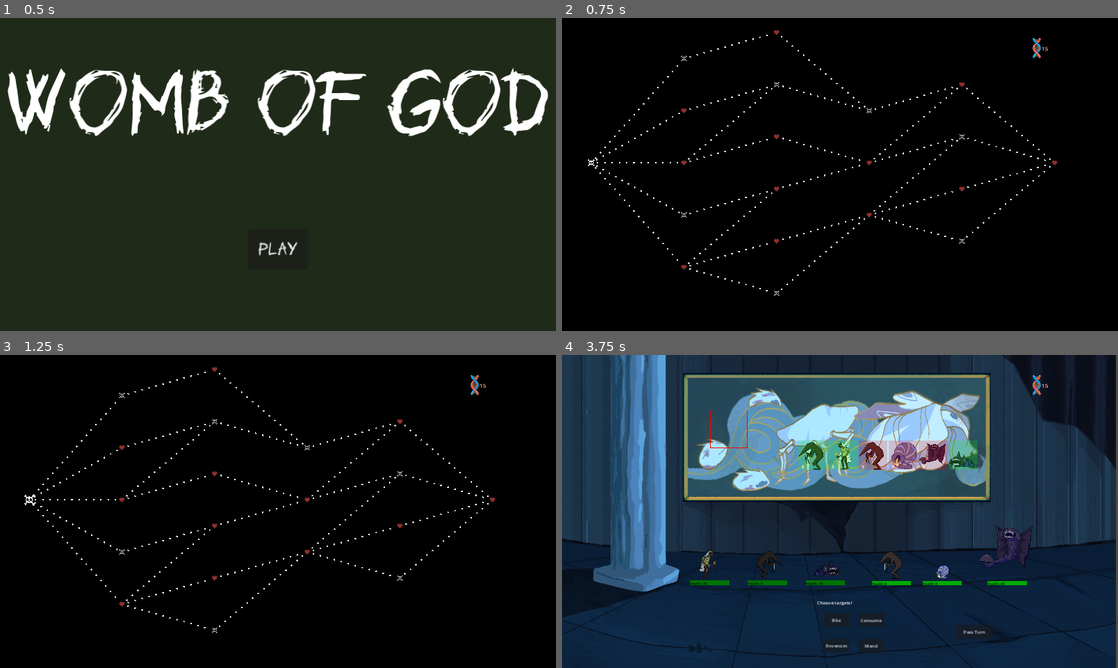
Above: before the commit, frames 1-4 (two rows, left to right).
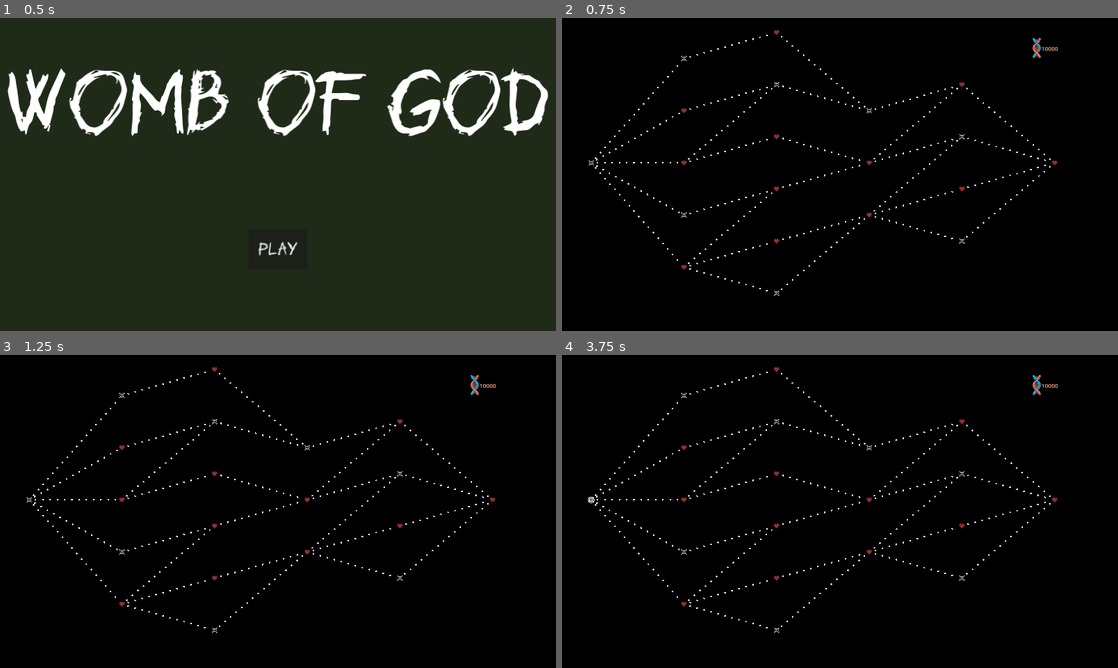
Above: after the commit, the same moments.

Repository: LeoOuyang24/DarkestDungeonPokemonGame
Game: Godot game, scene res://Menus/MainMenu.tscn
The game is run twice, just before and just after one commit, with the same random seed, the same clock (stepped at 60 frames per second) and the same inputs.
Inputs (mouse positions are in pixels of both pictures, inside the frame that each line leads up to):
- Up to frame 1 (0.5 s): no input
- Up to frame 2 (0.75 s): click "Play" at 0.5 s
- Up to frame 3 (1.25 s): no input
- Up to frame 4 (3.75 s): tap Enter at 1.25 s; move the mouse to (589, 498) at 1.27 s; press the mouse at (589, 498) at 1.28 s; release the mouse at (589, 498) at 2 s; click (873, 621) at 2 s, where only the run before the commit has a clickable "Consume"; click (890, 564) at 2.75 s, where only the run before the commit has a clickable "[color=red]-1[/color]"; click (940, 570) at 3.5 s, where only the run before the commit has a clickable "[color=red]-1[/color]"

Frame 1 is identical in both runs. In frame 2, less than 0.1% of the frame differs, in the area x 4-90%, y 9-48%; in frame 3, less than 0.1%; in frame 4, 98%, in the area x 0-100%, y 0-100%.
Error after the commit: Parse Error: Could not resolve external class member "damageMods". (res://Creatures/Creature.gd:29)

Commit message:
addd hurt animation, some end screen improvements, and fixed a bug causing Grow to not properly double attack

Diff:
--- a/Battle/UI/CreatureSlot.gd
+++ b/Battle/UI/CreatureSlot.gd
@@ -20,6 +20,10 @@
 #a reference to the creature we are referring to
 var creature:Creature = null
 
+
+#func _input(event):
+	#if event is InputEventMouseButton:
+		#print(get_global_rect().has_point(event.position))
 
 func _ready():
 	tween = getTween()
@@ -79,6 +83,8 @@
 		creature.statuses.status_added.connect(EffectsUI.addStatusEffect)
 		creature.statuses.status_removed.connect(EffectsUI.removeStatusEffect)
 
+		EffectsUI.position.x = HealthBar.size.x if creature.getIsFriendly() else 0
+
 		set_flip_h( creature.getIsFriendly())
 	else:
 		setSpriteAndSize(null,Vector2(0,0))
--- a/Battle/UI/EndScreen.gd
+++ b/Battle/UI/EndScreen.gd
@@ -1,8 +1,8 @@
 extends Node2D
 
 @onready var Message = $ColorRect/Label
-@onready var Spoils = $ColorRect/RewardsRect
-@onready var DNACounter = Spoils.get_node("DNACounter")
+@onready var Spoils = %Spoils
+@onready var DNACounter = %"DNACounter"
 @onready var EndButton = $ColorRect/Button
 # Called when the node enters the scene tree for the first time.
 func _ready():
@@ -18,8 +18,14 @@
 		Message.set_text("Survived")
 		Message.set("theme_override_colors/font_color",Color.RED)
 		if rewards:
-			DNACounter.set_text(str(rewards.getDNA()))
+			var tween = DNACounter.create_tween()
+			var dna := rewards.getDNA()
+			tween.tween_method(func(value:int):
+				DNACounter.set_text(str(value))
+				, 1, dna, dna*0.01)
+			#DNACounter.set_text(str(rewards.getDNA()))
 
 	else:
 		Message.set_text("Expended")
-		Message.set("theme_override_colors/font_color",Color.BLACK)
+		Message.set("theme_override_colors/font_color",Color.RED)
+	Spoils.visible = won
--- a/Battle/UI/EndScreen.tscn
+++ b/Battle/UI/EndScreen.tscn
@@ -2,25 +2,7 @@
 
 [ext_resource type="Script" path="res://Battle/UI/EndScreen.gd" id="1_sutgw"]
 [ext_resource type="Texture2D" uid="uid://q5ilukk8h66k" path="res://sprites/icons/dna_icon.png" id="2_at5s7"]
-
-[sub_resource type="FontFile" id="FontFile_2geh4"]
-subpixel_positioning = 0
-msdf_pixel_range = 14
-msdf_size = 128
-cache/0/16/0/ascent = 0.0
-cache/0/16/0/descent = 0.0
-cache/0/16/0/underline_position = 0.0
-cache/0/16/0/underline_thickness = 0.0
-cache/0/16/0/scale = 1.0
-cache/0/16/0/kerning_overrides/16/0 = Vector2(0, 0)
-cache/0/16/0/kerning_overrides/100/0 = Vector2(0, 0)
-cache/0/100/0/ascent = 0.0
-cache/0/100/0/descent = 0.0
-cache/0/100/0/underline_position = 0.0
-cache/0/100/0/underline_thickness = 0.0
-cache/0/100/0/scale = 1.0
-cache/0/100/0/kerning_overrides/16/0 = Vector2(0, 0)
-cache/0/100/0/kerning_overrides/100/0 = Vector2(0, 0)
+[ext_resource type="FontFile" uid="uid://dgs200ax7el15" path="res://Fonts/Unutterable-rv3x8.ttf" id="3_qejp1"]
 
 [node name="EndScreen" type="Node2D"]
 script = ExtResource("1_sutgw")
@@ -30,7 +12,31 @@
 offset_top = 32.0
 offset_right = 1120.0
 offset_bottom = 600.0
-color = Color(0.439216, 0.427451, 0.407843, 1)
+color = Color(0, 0, 0, 0.756863)
+
+[node name="Spoils" type="Control" parent="ColorRect"]
+unique_name_in_owner = true
+anchors_preset = 0
+offset_left = 474.0
+offset_top = 411.0
+offset_right = 514.0
+offset_bottom = 451.0
+
+[node name="DNACounter" type="RichTextLabel" parent="ColorRect/Spoils"]
+unique_name_in_owner = true
+offset_left = 13.0
+offset_top = -161.0
+offset_right = 259.0
+offset_bottom = -8.00003
+theme_override_colors/default_color = Color(0.74902, 0.121569, 0, 1)
+theme_override_fonts/normal_font = ExtResource("3_qejp1")
+theme_override_font_sizes/normal_font_size = 100
+text = "100"
+
+[node name="DNAIcon" type="Sprite2D" parent="ColorRect/Spoils"]
+position = Vector2(-37, -97)
+scale = Vector2(1.22143, 1.05)
+texture = ExtResource("2_at5s7")
 
 [node name="Label" type="Label" parent="ColorRect"]
 layout_mode = 0
@@ -39,7 +45,7 @@
 offset_right = 961.0
 offset_bottom = 328.0
 theme_override_colors/font_color = Color(0.423529, 0, 0, 1)
-theme_override_fonts/font = SubResource("FontFile_2geh4")
+theme_override_fonts/font = ExtResource("3_qejp1")
 theme_override_font_sizes/font_size = 100
 text = "Survived"
 horizontal_alignment = 1
@@ -47,30 +53,9 @@
 
 [node name="Button" type="Button" parent="ColorRect"]
 layout_mode = 0
-offset_left = 472.0
-offset_top = 456.0
-offset_right = 584.0
-offset_bottom = 520.0
+offset_left = 474.0
+offset_top = 411.0
+offset_right = 586.0
+offset_bottom = 475.0
 text = "OK
 "
-
-[node name="RewardsRect" type="ColorRect" parent="ColorRect"]
-layout_mode = 0
-offset_left = 352.0
-offset_top = 288.0
-offset_right = 736.0
-offset_bottom = 416.0
-color = Color(0.392157, 0.392157, 0.392157, 1)
-
-[node name="DNACounter" type="RichTextLabel" parent="ColorRect/RewardsRect"]
-layout_mode = 0
-offset_left = 64.0
-offset_top = 16.0
-offset_right = 192.0
-offset_bottom = 56.0
-theme_override_colors/default_color = Color(0, 0, 0, 1)
-
-[node name="DNAIcon" type="Sprite2D" parent="ColorRect/RewardsRect"]
-position = Vector2(48, 32)
-scale = Vector2(0.271429, 0.257576)
-texture = ExtResource("2_at5s7")
--- a/Creatures/Creature.gd
+++ b/Creatures/Creature.gd
@@ -18,14 +18,15 @@
 
 var creatureName = "Creature"
 
+
 var stats:CreatureStats = null
 var level:CreatureLevel = null
 var statuses:StatusManager = null
 
 # "a" deals damage to "b", based on attack and defense stats. "damage" is the base damage
-static func dealDamage(a,b, damage):
+static func dealDamage(a:Creature,b:Creature, damage):
 	if a && b:
-		b.addHealth(-damage);
+		b.addHealth(b.stats.damageMods.getValue(-damage));
 
 static var count = 0;
 
@@ -79,7 +80,7 @@
 func addHealth(amount:int):
 	if amount < 0:
 		amount = min(amount,-1); #ensure damage is at least 1
-	stats.getStatObj(CreatureStats.STATS.HEALTH).addStat(amount)
+	stats.getStatObj(CreatureStats.STATS.HEALTH).modStat(amount)
 
 
 #use the move
--- a/Creatures/CreatureStats.gd
+++ b/Creatures/CreatureStats.gd
@@ -14,6 +14,16 @@
 
 #maps STATS to a Stat object
 var stats:Dictionary = {}
+
+# #modifies the amount of damage is taken
+#positive change decreases damage, negative increases
+var damageMods:StatModTracker = StatModTracker.new()
+
+func addDamageMod(amount:int, add:bool, source:Variant) -> void:
+	if add:
+		damageMods.addAdd(amount,source)
+	else:
+		damageMods.multMult(amount,source)
 
 #pass in a function that takes in a STATS and a Stat and runs it on each stat
 func forEachStat(callable:Callable) -> void:
--- a/Creatures/Stat.gd
+++ b/Creatures/Stat.gd
@@ -3,7 +3,7 @@
 #signal emitted when our stat changes, with the amount it changed by and the new value
 signal stat_changed(amount, newVal)
 
-#class that represents a single creature stat
+#class that represents a single base creature stat
 
 var rootStat:int = 0 #the stat at level 1
 var baseStat:int = 0 #the stat outside of in-battle modifiers
@@ -14,7 +14,8 @@
 const BIG_BOOST_AMOUNT:int = 5 #the amount to increase this stat by per big boost
 const PER_LEVEL_AMOUNT:int = 1 #amount to increase this stat by per level
 
-
+var curMods:StatModTracker = StatModTracker.new() #mods for curstat
+var baseMods:StatModTracker = StatModTracker.new() #mods for baseStat
 
 func _init(baseVal:int, levels:int = 1,bigBoosts:int = 0) -> void:
 	rootStat = baseVal
@@ -34,23 +35,42 @@
 	return PER_LEVEL_AMOUNT;
 
 func getBaseStat():
-	return baseStat
+	return baseMods.getValue(baseStat)
 
 func getStat() -> int:
-	return curStat
+	return curMods.getValue(curStat)
 
 func addBigBoost(amount:int = 1):
 	bigBoosts += amount
-	addBaseStat(BIG_BOOST_AMOUNT*amount)
+	modBaseStat(BIG_BOOST_AMOUNT*amount)
 
-func addBaseStat(amount:int) -> void:
-	baseStat += amount
-	addStat(amount)
+#pass in an amount to modify, whether or not it's additive or multiplicative, and a source
+func modBaseStat(amount:int,add:bool = true, source:Variant = self) -> void:
+	if source == self: #if the source is set as self, then it's probably part of leveling up or big boost
+		if add:
+			baseStat += amount #no real reason to track something like that, in fact we kind of already do
+		else:
+			baseStat *= amount
+	else:
+		if add:
+			baseMods.addAdd(amount,source)
+		else:
+			baseMods.multMult(amount,source)
+	modStat(amount, add, source)
 
-func setStat(val:int) -> void:
-	var changed = val - self.curStat
-	self.curStat = val
-	stat_changed.emit(changed, self.curStat)
 #change our stat
-func addStat(amount:int) -> void:
-	setStat(getStat() + amount)
+func modStat(amount:int, add:bool = true, source:Variant = self) -> void:
+	if source == self:
+		if add:
+			curStat += amount
+		else:
+			curStat *= amount
+	else:
+		if add:
+			curMods.addAdd(amount,source)
+		else:
+			curMods.multMult(amount,source)
+	stat_changed.emit(amount, self.curStat)
+
+func removeSource(source:Variant) -> void:
+	curMods.removeSource(source)
--- a/Creatures/creatures_jsons/chomper.json
+++ b/Creatures/creatures_jsons/chomper.json
@@ -7,12 +7,14 @@
 	"flying": false,
 	"startMoves": [
 		"Bite",
-		"Consume",
+		"Consume"
+	],
+	"levelMoves": [
+		"Slash",
+		"Entangle",
 		"PoisonedBlades",
 		"Mend",
-		"Entangle",
 		"GrantAttack",
 		"GrantSpeed",
-	],
-	"levelMoves": [	"Slash", "Lure"]
+	]
 }
--- a/Creatures/creatures_jsons/siren.json
+++ b/Creatures/creatures_jsons/siren.json
@@ -3,12 +3,12 @@
 	"width": 50,
 	"height": 50,
 	"baseHealth": 5,
-	"baseAttack": 3,
-	"baseSpeed": 5,
+	"baseAttack": 4,
+	"baseSpeed": 4,
 	"name": "Siren",
 	"startMoves": [
 		"Lure",
-		"Soporifics"
+		"Chomp"
 	],
 	"levelMoves": []
 }
--- a/Game.gd
+++ b/Game.gd
@@ -5,6 +5,8 @@
 @onready var TeamView = $TeamView
 @onready var FadeOut = $FadeOut
 @onready var DNACounter = $DNACounter/Label
+@onready var NewScan = %"NewScan!"
+@onready var BloodAnimation = %HurtAnimation
 
 var curScene = null
 var showTeam = false
@@ -17,6 +19,18 @@
 	GameState.DNA_changed.connect(func(amount):
 		DNACounter.set_text(str(GameState.getDNA()))
 		)
+	GameState.PlayerState.added_scan.connect(func (creatureName:StringName):
+			NewScan.setCreature(creatureName)
+			var tween = NewScan.create_tween()
+			tween.tween_property(NewScan,"position",Vector2(NewScan.position.x,NewScan.position.y + NewScan.get_size().y),1);
+			tween.tween_property(NewScan,"position",Vector2(NewScan.position.x,NewScan.position.y),1).set_delay(2);
+			)
+
+	GameState.PlayerState.getPlayer().stats.getStatObj(CreatureStats.STATS.HEALTH).stat_changed.connect(func(amount:int,val:int):
+		if amount < 0:
+			BloodAnimation.play("hurt")
+		)
+
 	DNACounter.set_text(str(GameState.getDNA()))
 	Map.updateRooms() #this is called in two places, one here and one when the battle ends. It really should be added to a single function called "SwaptoMap" or something
 	swapToScene(Map)
@@ -30,6 +44,7 @@
 
 #switch to scene, deleting the previous current scene if necessary
 func swapToScene(scene):
+	#GameState.PlayerState.addScan("Beholder");
 	Scenes.remove_child(curScene)
 	Scenes.add_child(scene)
 	curScene = scene
--- a/Game.tscn
+++ b/Game.tscn
@@ -1,10 +1,32 @@
-[gd_scene load_steps=6 format=3 uid="uid://d2hi4k6uyeill"]
+[gd_scene load_steps=9 format=3 uid="uid://d2hi4k6uyeill"]
 
 [ext_resource type="Script" path="res://Game.gd" id="1_c6sbs"]
 [ext_resource type="PackedScene" uid="uid://cped8ka2riy3s" path="res://Map/Map.tscn" id="3_aqr5l"]
 [ext_resource type="PackedScene" uid="uid://csyroyi13nt66" path="res://Menus/TeamView.tscn" id="5_4v7on"]
 [ext_resource type="Texture2D" uid="uid://q5ilukk8h66k" path="res://sprites/icons/dna_icon.png" id="5_hauwm"]
-[ext_resource type="PackedScene" path="res://FadeOut.tscn" id="5_lq1s6"]
+[ext_resource type="PackedScene" uid="uid://4iwnqm7b1q50" path="res://FadeOut.tscn" id="5_lq1s6"]
+[ext_resource type="PackedScene" uid="uid://b6cgwbi1q0bpd" path="res://sprites/UI/NewScan!.tscn" id="6_2twt4"]
+
+[sub_resource type="Animation" id="Animation_qh5rq"]
+resource_name = "hurt"
+length = 0.5
+tracks/0/type = "value"
+tracks/0/imported = false
+tracks/0/enabled = true
+tracks/0/path = NodePath(".:color")
+tracks/0/interp = 1
+tracks/0/loop_wrap = true
+tracks/0/keys = {
+"times": PackedFloat32Array(0, 0.5),
+"transitions": PackedFloat32Array(1, 1),
+"update": 0,
+"values": [Color(1, 0, 0, 0.698039), Color(1, 0, 0, 0)]
+}
+
+[sub_resource type="AnimationLibrary" id="AnimationLibrary_8wfnv"]
+_data = {
+"hurt": SubResource("Animation_qh5rq")
+}
 
 [node name="Game" type="Node2D"]
 script = ExtResource("1_c6sbs")
@@ -47,4 +69,27 @@
 offset_right = 1129.0
 offset_bottom = 1802.0
 
+[node name="NewScan!" parent="." instance=ExtResource("6_2twt4")]
+unique_name_in_owner = true
+offset_left = 1480.0
+offset_top = -124.0
+offset_right = 1847.0
+offset_bottom = -1.0
+
+[node name="HurtAnimation" type="AnimationPlayer" parent="."]
+unique_name_in_owner = true
+root_node = NodePath("../HurtRect")
+libraries = {
+"": SubResource("AnimationLibrary_8wfnv")
+}
+
+[node name="HurtRect" type="ColorRect" parent="."]
+unique_name_in_owner = true
+z_index = 1
+offset_top = 3.0
+offset_right = 1928.0
+offset_bottom = 1081.0
+mouse_filter = 2
+color = Color(1, 0, 0, 0)
+
 [connection signal="room_selected" from="Scenes/Map" to="." method="_on_map_room_selected"]
--- a/GlobalGameState.gd
+++ b/GlobalGameState.gd
@@ -13,7 +13,7 @@
 var inBattle:bool = false
 
 func initiate() -> void:
-	setDNA(15)
+	setDNA(1000)
 
 func _ready() -> void:
 	initiate()
--- a/Menus/CreatureSummary.gd
+++ b/Menus/CreatureSummary.gd
@@ -74,6 +74,6 @@
 
 func _on_learn_new_move_new_move_confirmed(moves:Array):
 	if creature:
-		creature.popNextLevelUpMove()
+		creature.level.moveConsidered()
 		creature.setMoves(moves)
 	pass # Replace with function body.
--- a/Menus/CreatureSummary.tscn
+++ b/Menus/CreatureSummary.tscn
@@ -134,6 +134,7 @@
 [connection signal="mouse_entered" from="LevelUp" to="." method="onHover"]
 [connection signal="mouse_exited" from="LevelUp" to="." method="offHover"]
 [connection signal="pressed" from="LevelUp" to="." method="levelUp"]
+[connection signal="new_move_confirmed" from="LearnNewMove" to="." method="_on_learn_new_move_new_move_confirmed"]
 
 [editable path="Stats/Control/Attack"]
 [editable path="Stats/Control/Speed"]
--- a/Menus/LearnNewMove.gd
+++ b/Menus/LearnNewMove.gd
@@ -41,7 +41,6 @@
 #swap the chosen move with the move on the LevelUpMove button
 func swapMove(moveButton:MoveButton):
 	var move = moveButton.getMove()
-	print("Move: ",LevelUpMove.getMove().getMoveName())
 	moveButton.setMove(LevelUpMove.getMove(),null)
 	#moveButton.setMove(LevelUpMove.getMove(),creature)
 	LevelUpMove.setMove(move,null)
--- a/Moves/Consume.gd
+++ b/Moves/Consume.gd
@@ -22,7 +22,7 @@
 			target.stats.getStatObj(CreatureStats.STATS.HEALTH).setStat(0);
 
 			user.stats.forEachStat(func(stat:CreatureStats.STATS, statObj:Stat):
-				statObj.addBaseStat(0.5*target.stats.getStatObj(stat).getBaseStat())
+				statObj.addBaseStat(0.5*target.stats.getStatObj(stat).getBaseStat()) #gain half their base stats
 				)
 
 func runAnimation(user:Creature, targets:Array, UI:BattleUI,battlefield:Battlefield) -> void:
--- a/Moves/GrantSpeed.gd
+++ b/Moves/GrantSpeed.gd
@@ -13,7 +13,7 @@
 func move(user:Creature, targets:Array, battlefield):
 	if len(targets) > 0: #just to be safe, make sure we are actually targeting something
 		var target:Creature = battlefield.getCreature(targets[0])
-		target.statuses.addStatus(AddStatEffect.new(CreatureStats.STATS.SPEED,5),1)
+		target.statuses.addStatus(AddStatEffect.new(CreatureStats.STATS.SPEED),1)
 		#target.stats.getStatObj(CreatureStats.STATS.SPEED).addStat(5)
 
 	pass
--- a/Moves/Grow.gd
+++ b/Moves/Grow.gd
@@ -16,17 +16,19 @@
 func runAnimation(user,targets,UI,battlefield:Battlefield):
 	var slot = UI.getCreatureSlot(user)
 	var tween = slot.getTween()
+	#UI.setBattleSprite(SpriteLoader.getSprite("effects/upArrow"),slot.get_global_position())
 	UI.setBattleSprite(SpriteLoader.getSprite("effects/upArrow"),slot.get_global_position())
 	tween.tween_property(UI.BattleSprite,"modulate",Color(0,0,0,-1),1)
 	tween.tween_callback(func():
 		UI.BattleSprite.modulate = Color.WHITE;
 		UI.stopBattleSprite();
 		)
+
 	await tween.finished
 
 func move(user,targets, battlefield):
 	#user.stats.getStatObj(CreatureStats.STATS.ATTACK).addStat(user.stats.getCurStat(CreatureStats.STATS.ATTACK))
-	user.statuses.addStatus(AddStatEffect.new(CreatureStats.STATS.ATTACK,1),user.stats.getCurStat(CreatureStats.STATS.ATTACK))
+	user.statuses.addStatus(AddStatEffect.new(CreatureStats.STATS.ATTACK),user.stats.getCurStat(CreatureStats.STATS.ATTACK))
 
 # Called every frame. 'delta' is the elapsed time since the previous frame.
 func _process(delta):
--- a/Player.gd
+++ b/Player.gd
@@ -3,6 +3,7 @@
 #stores player state
 
 signal team_changed()
+signal added_scan(creatureName:StringName)
 
 const PLAYER_BASE_MAX_HEALTH:int = 20
 const PLAYER_BASE_ATTACK:int = 5
@@ -43,8 +44,10 @@
 func getScans() -> Array:
 	return scans
 
-func addScan(creatureName):
-	scans.push_back(creatureName)
+func addScan(creatureName:StringName):
+	if scans.find(creatureName) == -1:
+		scans.push_back(creatureName)
+		added_scan.emit(creatureName)
 
 #reset player state
 func reset() -> void:
@@ -58,4 +61,4 @@
 	#ally1.setMoves([Bite.new(),Slash.new(),Grow.new()]);
 	#ally2.setMoves([Bite.new(),Slash.new(),Grow.new()]);
 
-	team = [CreatureLoader.loadJSON("res://Creatures/creatures_jsons/chomper.json"),CreatureLoader.loadJSON("res://Creatures/creatures_jsons/silent.json") ]
+	team = [CreatureLoader.loadJSON("res://Creatures/creatures_jsons/chomper.json"),CreatureLoader.loadJSON("res://Creatures/creatures_jsons/princess.json") ]
--- a/StatusEffects/AddStatEffect.gd
+++ b/StatusEffects/AddStatEffect.gd
@@ -10,32 +10,41 @@
 var stat:CreatureStats.STATS = CreatureStats.STATS.HEALTH;
 #var amount:int = 0;
 
-func _init(stat:CreatureStats.STATS, amount:int):
+func _init(stat:CreatureStats.STATS):
 	##self.amount = amount
 
 	self.stat = stat
 
 	var texture:Texture2D = null;
+	var name = ""
 
 	match stat:
 		CreatureStats.STATS.HEALTH:
 			texture = health_up
+			name = "Health"
 		CreatureStats.STATS.ATTACK:
 			texture = attack_up
+			name = "Attack"
 		CreatureStats.STATS.SPEED:
 			texture = speed_up
+			name = "Speed"
 
-	super(str(self),texture,"")
+	super(name,texture,"")
 
 #whether or not this is a debuff is based on whether the status lowers or increases attack
 func getIsDebuff():
 	return getStacks() < 0
+
 func onAdd(creature:Creature) -> void:
 	super(creature)
-	creature.stats.getStatObj(stat).addStat(getStacks())
+	var statObj = creature.stats.getStatObj(stat)
+	statObj.modStat(getStacks(),true,self)
+	stacks_changed.connect(func(amount:int):
+		statObj.modStat(getStacks(),true,self)
+		)
 
 func onRemove() -> void:
-	creature.stats.getStatObj(stat).addStat(-getStacks());
+	creature.stats.getStatObj(stat).removeSource(self);
 
 func newTurn() -> void:
 	pass
--- a/StatusEffects/Paralyzed.gd
+++ b/StatusEffects/Paralyzed.gd
@@ -1,6 +1,4 @@
 class_name Paralyzed extends StatusEffect
-
-var resetVal:int = 0; #amount to add to speed after this status is lifted
 
 func _init():
 	super("Paralyzed",load("res://sprites/statuses/paralyzed.png"),"")
@@ -8,8 +6,7 @@
 func onAdd(creature:Creature):
 	super(creature)
 	var stat = creature.stats.getStatObj(CreatureStats.STATS.SPEED)
-	resetVal = stat.getStat()
-	stat.setStat(0);
+	stat.modStat(0,false,self)
 
 func onRemove():
-	self.creature.stats.getStatObj(CreatureStats.STATS.SPEED).addStat(resetVal)
+	self.creature.stats.getStatObj(CreatureStats.STATS.SPEED).removeSource(self)
--- a/sprites/spritesheets/creatures/player.tres
+++ b/sprites/spritesheets/creatures/player.tres
@@ -1,6 +1,7 @@
-[gd_resource type="SpriteFrames" load_steps=11 format=3 uid="uid://c07gjo4ml3o0w"]
+[gd_resource type="SpriteFrames" load_steps=12 format=3 uid="uid://c07gjo4ml3o0w"]
 
 [ext_resource type="Texture2D" uid="uid://cm8pqbxm75v0c" path="res://sprites/spritesheets/creatures/player_idle.png" id="1_3riir"]
+[ext_resource type="Texture2D" uid="uid://iewee14l0pr" path="res://sprites/spritesheets/creatures/player_die.png" id="1_v7n6a"]
 
 [sub_resource type="AtlasTexture" id="AtlasTexture_o77bx"]
 atlas = ExtResource("1_3riir")
@@ -40,6 +41,14 @@
 
 [resource]
 animations = [{
+"frames": [{
+"duration": 1.0,
+"texture": ExtResource("1_v7n6a")
+}],
+"loop": true,
+"name": &"dead",
+"speed": 5.0
+}, {
 "frames": [{
 "duration": 1.0,
 "texture": SubResource("AtlasTexture_o77bx")
--- a/sprites/spritesheets/creatures/siren.tres
+++ b/sprites/spritesheets/creatures/siren.tres
@@ -2,107 +2,71 @@
 
 [ext_resource type="Texture2D" uid="uid://51orjagv6h1k" path="res://sprites/spritesheets/creatures/siren_idle.png" id="1_jcpdx"]
 
-[sub_resource type="AtlasTexture" id="AtlasTexture_tgkc7"]
+[sub_resource type="AtlasTexture" id="AtlasTexture_3vtwt"]
 atlas = ExtResource("1_jcpdx")
-region = Rect2(0, 0, 102, 102)
+region = Rect2(0, 0, 602, 602)
 
-[sub_resource type="AtlasTexture" id="AtlasTexture_p6ils"]
+[sub_resource type="AtlasTexture" id="AtlasTexture_7i1ov"]
 atlas = ExtResource("1_jcpdx")
-region = Rect2(102, 0, 102, 102)
+region = Rect2(602, 0, 602, 602)
 
-[sub_resource type="AtlasTexture" id="AtlasTexture_bptqq"]
+[sub_resource type="AtlasTexture" id="AtlasTexture_ke417"]
 atlas = ExtResource("1_jcpdx")
-region = Rect2(204, 0, 102, 102)
+region = Rect2(1204, 0, 602, 602)
 
-[sub_resource type="AtlasTexture" id="AtlasTexture_fyac1"]
+[sub_resource type="AtlasTexture" id="AtlasTexture_kd5ou"]
 atlas = ExtResource("1_jcpdx")
-region = Rect2(306, 0, 102, 102)
+region = Rect2(1806, 0, 602, 602)
 
-[sub_resource type="AtlasTexture" id="AtlasTexture_hn14c"]
+[sub_resource type="AtlasTexture" id="AtlasTexture_o4wyg"]
 atlas = ExtResource("1_jcpdx")
-region = Rect2(408, 0, 102, 102)
+region = Rect2(2408, 0, 602, 602)
 
-[sub_resource type="AtlasTexture" id="AtlasTexture_48bnj"]
+[sub_resource type="AtlasTexture" id="AtlasTexture_gawx6"]
 atlas = ExtResource("1_jcpdx")
-region = Rect2(510, 0, 102, 102)
+region = Rect2(3010, 0, 602, 602)
 
-[sub_resource type="AtlasTexture" id="AtlasTexture_pbbyt"]
+[sub_resource type="AtlasTexture" id="AtlasTexture_tnefw"]
 atlas = ExtResource("1_jcpdx")
-region = Rect2(612, 0, 102, 102)
+region = Rect2(3612, 0, 602, 602)
 
-[sub_resource type="AtlasTexture" id="AtlasTexture_r64va"]
+[sub_resource type="AtlasTexture" id="AtlasTexture_6ihjq"]
 atlas = ExtResource("1_jcpdx")
-region = Rect2(714, 0, 102, 102)
+region = Rect2(4214, 0, 602, 602)
 
-[sub_resource type="AtlasTexture" id="AtlasTexture_vs77y"]
+[sub_resource type="AtlasTexture" id="AtlasTexture_68tx5"]
 atlas = ExtResource("1_jcpdx")
-region = Rect2(816, 0, 102, 102)
+region = Rect2(4816, 0, 602, 602)
 
 [resource]
 animations = [{
 "frames": [{
 "duration": 1.0,
-"texture": SubResource("AtlasTexture_tgkc7")
+"texture": SubResource("AtlasTexture_3vtwt")
 }, {
 "duration": 1.0,
-"texture": SubResource("AtlasTexture_p6ils")
+"texture": SubResource("AtlasTexture_7i1ov")
 }, {
 "duration": 1.0,
-"texture": SubResource("AtlasTexture_bptqq")
+"texture": SubResource("AtlasTexture_ke417")
 }, {
 "duration": 1.0,
-"texture": SubResource("AtlasTexture_fyac1")
+"texture": SubResource("AtlasTexture_kd5ou")
 }, {
 "duration": 1.0,
-"texture": SubResource("AtlasTexture_hn14c")
+"texture": SubResource("AtlasTexture_o4wyg")
 }, {
 "duration": 1.0,
-"texture": SubResource("AtlasTexture_48bnj")
+"texture": SubResource("AtlasTexture_gawx6")
 }, {
 "duration": 1.0,
-"texture": SubResource("AtlasTexture_pbbyt")
+"texture": SubResource("AtlasTexture_tnefw")
 }, {
 "duration": 1.0,
-"texture": SubResource("AtlasTexture_r64va")
+"texture": SubResource("AtlasTexture_6ihjq")
 }, {
 "duration": 1.0,
-"texture": SubResource("AtlasTexture_vs77y")
-}, {
-"duration": 1.0,
-"texture": SubResource("AtlasTexture_vs77y")
-}, {
-"duration": 1.0,
-"texture": SubResource("AtlasTexture_vs77y")
-}, {
-"duration": 1.0,
-"texture": SubResource("AtlasTexture_vs77y")
-}, {
-"duration": 1.0,
-"texture": SubResource("AtlasTexture_vs77y")
-}, {
-"duration": 1.0,
-"texture": SubResource("AtlasTexture_r64va")
-}, {
-"duration": 1.0,
-"texture": SubResource("AtlasTexture_pbbyt")
-}, {
-"duration": 1.0,
-"texture": SubResource("AtlasTexture_48bnj")
-}, {
-"duration": 1.0,
-"texture": SubResource("AtlasTexture_hn14c")
-}, {
-"duration": 1.0,
-"texture": SubResource("AtlasTexture_fyac1")
-}, {
-"duration": 1.0,
-"texture": SubResource("AtlasTexture_bptqq")
-}, {
-"duration": 1.0,
-"texture": SubResource("AtlasTexture_p6ils")
-}, {
-"duration": 1.0,
-"texture": SubResource("AtlasTexture_tgkc7")
+"texture": SubResource("AtlasTexture_68tx5")
 }],
 "loop": true,
 "name": &"default",
Binary file changed: sprites/spritesheets/creatures/siren_idle.png
Not shown, changed: sprites/statuses/paralyzed.xcf
